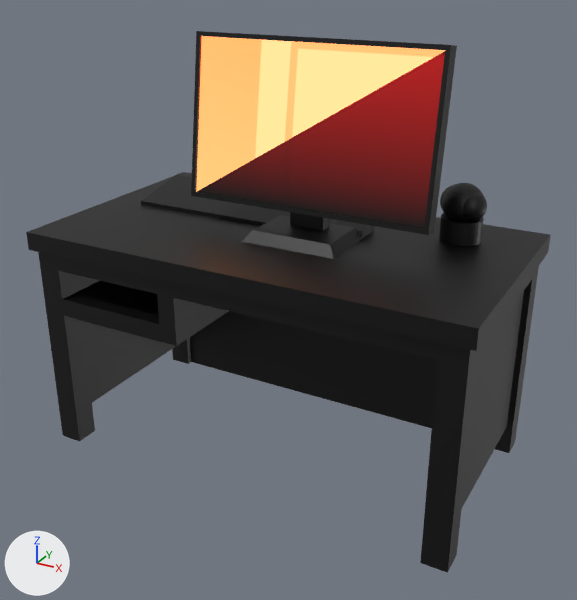
Renders of the glTF model unity/Assets/Art/BlenderBaked/prop-desk/mesh_prop-desk.glb from each side of a commit.
The view is the same before and after, from a camera (50 mm lens) standing at (1.459, -1.352, 1.238) and looking at (0.578, 0.25, 0.437). Lighting does not change. The marker at lower left points along +X, +Y and +Z. The older version comes first. Vertices at exactly the same position are counted once.

Before the edit, the objects in view are built like this:
```python
ob_mesh_prop_desk = bpy.data.objects.new('mesh_prop-desk', me_mesh_desk)
ob_mesh_prop_desk.location = (0.0, 0.0, 0.0)
```
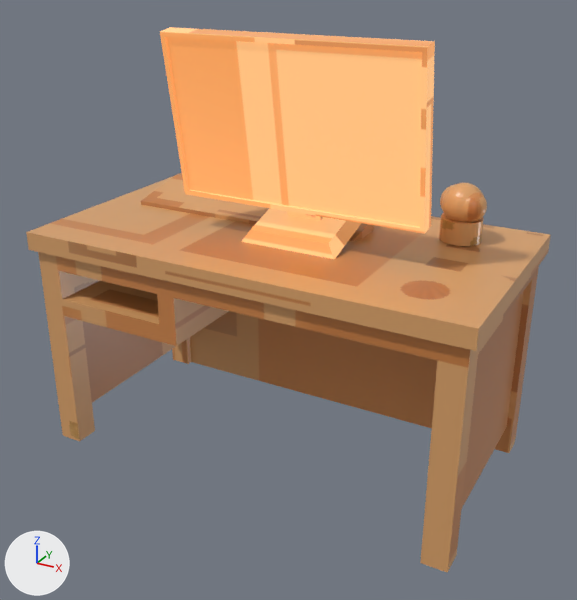
Commit message: graphics: prop-desk v8 GLB albedo fix and desk quality gates

Changed parts and their boxes (x1, y1, x2, y2) in the pictures (577 x 600 px; the box of a moved part takes in the faces that stretch with it):
'mesh_prop-desk', recoloured, reshaped (black to orange)
    before: (26, 31, 551, 573)
    after: (26, 27, 551, 573)
part 1 of me_mesh_desk, moved or reshaped
    before: (196, 36, 445, 230)
    after: (166, 37, 421, 220)
part 2 of me_mesh_desk, surface changed (black to brown)
    both: (26, 31, 551, 573)
part 3 of me_mesh_desk, recoloured
    before: (191, 31, 457, 259)
    after: (160, 27, 435, 259)

Patch to the scene script:
```diff
--- a/unity/Assets/Art/BlenderBaked/prop-desk/mesh_prop-desk.glb.py
+++ b/unity/Assets/Art/BlenderBaked/prop-desk/mesh_prop-desk.glb.py
@@ mat_m_prop_desk_body @@
 n0 = _N.new('ShaderNodeBsdfPrincipled'); n0.name = 'Principled BSDF'
-n0.inputs[2].default_value = 0.48  # 'Roughness'
+n0.inputs[2].default_value = 0.34  # 'Roughness'
 n1 = _N.new('ShaderNodeOutputMaterial'); n1.name = 'Material Output'
-n2 = _N.new('ShaderNodeMix'); n2.name = 'Mix'
-n2.data_type = 'RGBA'
-n2.blend_type = 'MULTIPLY'
-n2.inputs[0].default_value = 1.0  # 'Factor'
-n3 = _N.new('ShaderNodeVertexColor'); n3.name = 'Color Attribute'
 n4 = _N.new('ShaderNodeTexImage'); n4.name = 'Image Texture'
@@ mat_m_prop_desk_body @@
 _L.new(n0.outputs[0], n1.inputs[0])  # 'BSDF' to 'Surface'
-_L.new(n2.outputs[2], n0.inputs[0])  # 'Result' to 'Base Color'
-_L.new(n3.outputs[0], n2.inputs[7])  # 'Color' to 'B'
-_L.new(n4.outputs[0], n2.inputs[6])  # 'Color' to 'A'
+_L.new(n4.outputs[0], n0.inputs[0])  # 'Color' to 'Base Color'
@@ mat_m_prop_desk_screen @@
 mat_m_prop_desk_screen = bpy.data.materials.new('M_prop-desk_screen')
-# nodes: BsdfPrincipled, Mix, OutputMaterial, TexImage x2, VertexColor
+# nodes: BsdfPrincipled, OutputMaterial, TexImage x2
 # uses the picture img_mesh_prop_desk_basecolor
@@ me_mesh_desk @@
 # used by ob_mesh_prop_desk; location = (0.0, 0.0, 0.0)
-me_mesh_desk.from_pydata(...)  # 1681 vertices, 3331 faces; spans x -0.016..1.124, y -0.016..0.59, z 0.0..1.061
+me_mesh_desk.from_pydata(...)  # 1681 vertices, 3331 faces; spans x -0.016..1.124, y -0.016..0.59, z 0.0..1.076
+# me_mesh_desk part 1: the loose piece of 38 vertices spanning x 0.312..0.934, y 0.181..0.345, z 0.595..1.061 is turned 17 degrees about the x axis through its middle, then moved by (0.0, -0.072, 0.014)
+# me_mesh_desk part 2: 3279 kept faces spanning x -0.016..1.124, y -0.016..0.59, z 0.0..1.076 get new texture (UV) coordinates
+# me_mesh_desk part 3: 44 faces spanning x 0.312..0.934, y 0.143..0.338, z 0.595..1.076 switch from mat_m_prop_desk_body to mat_m_prop_desk_screen
```
